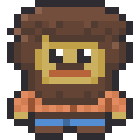
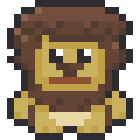
Layers edited between the first and the second w=140, h=140 image:
painted on "default" over bbox(7, 35, 133, 133)
